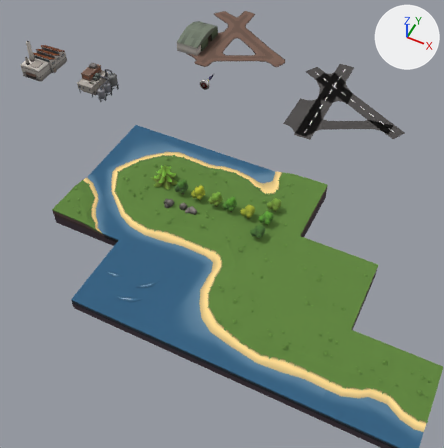
The Blender file quadset.blend: old version first, new version second.
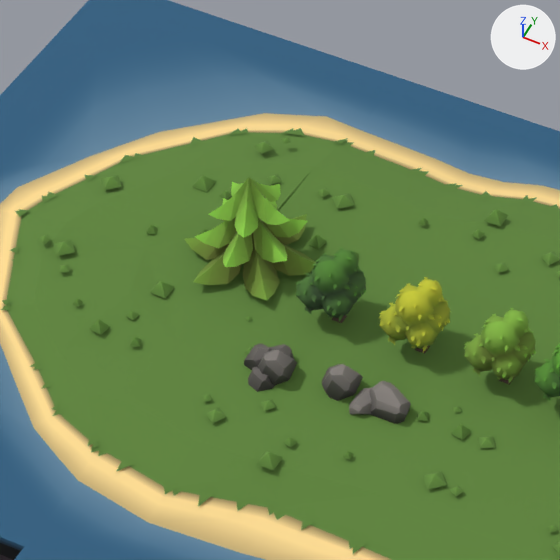
There are two pictures of each version: one from a 50 mm lens placed at (30.9, -46.9, 46.1), pointed at (11.4, -7.9, -2.6), one close up on the part from 26% to 51% of the width and 29% to 54% of the height. Every picture has the same lights, and +X, +Y and +Z are marked at upper right.

In view in the first close-up: 'firtree-1.001', 'leaftree-large-1.001', 'leaftree-large-1.002', 'leaftree-large-1.003', 'rock-1', 'rock-1.001', 'rock-1.002', 't-ggwg-1', 't-gwgw-1', 't-gwwg-1', 't-gwwg-1.001', 't-gwww-2'.
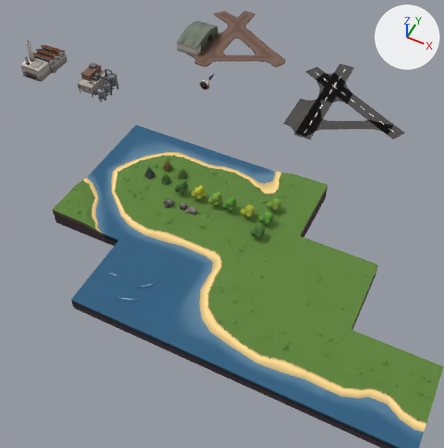
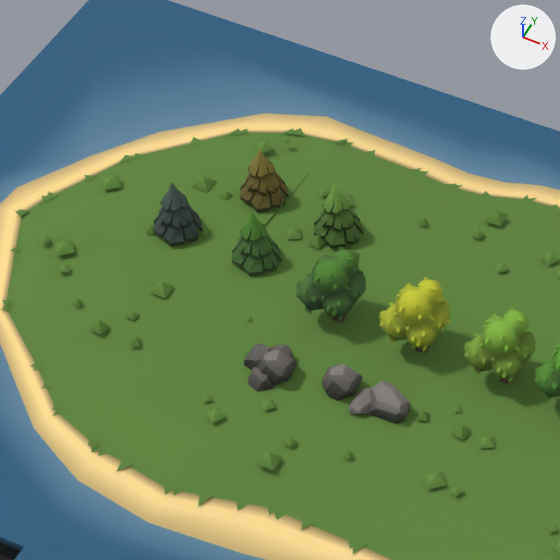
Commit message: better fir trees

Where the change shows, as pixel boxes (x1, y1, x2, y2) in the close-ups (560 x 560 px):
'firtree-1.001', reshaped (62% narrower, 48% shorter)
    before: (184, 177, 316, 300)
    after: (232, 212, 282, 276)
'firtree-1.002', added (black)
    after: (153, 183, 203, 246)
'firtree-1.004', added (green)
    after: (314, 184, 363, 248)
'firtree-1.003', added (brown)
    after: (240, 148, 289, 212)
part 1 of me_cylinder, deleted
    before: (231, 182, 244, 196)
part 2 of me_cylinder, deleted (green)
    before: (249, 178, 290, 225)
part 3 of me_cylinder, deleted (green)
    before: (208, 177, 249, 221)
part 4 of me_cylinder, deleted (green)
    before: (234, 178, 258, 238)
part 5 of me_cylinder, deleted
    before: (249, 177, 281, 202)
part 6 of me_cylinder, built on
    before: (184, 198, 316, 300)
    after: (232, 212, 282, 276)

Diff of the bpy script that builds the scene:
```diff
--- a/quadset.blend.py
+++ b/quadset.blend.py
@@ me_cylinder @@
 # used by ob_firtree_1_001; location = (4.33, -7.27, 0.0)
-me_cylinder.from_pydata(...)  # 204 vertices, 204 faces; spans x -1.53..1.56, y -1.43..1.5, z 0.14..2.43
+me_cylinder.from_pydata(...)  # 315 vertices, 245 faces; spans x -0.5..0.59, y -0.52..0.57, z 0.04..1.43
+# me_cylinder part 1: the loose piece of 12 vertices spanning x -0.73..0.05, y 0.0..0.56, z 1.48..2.43 is deleted
+# me_cylinder part 2: the loose piece of 12 vertices spanning x 0.05..0.99, y -0.26..0.24, z 1.48..2.43 is deleted
+# me_cylinder part 3: the loose piece of 12 vertices spanning x -0.67..0.05, y -0.59..0.02, z 1.48..2.43 is deleted
+# me_cylinder part 4: the loose piece of 12 vertices spanning x -0.1..0.43, y -0.88..0.0, z 1.48..2.43 is deleted
+# me_cylinder part 5: the loose piece of 12 vertices spanning x -0.09..0.42, y 0.0..0.93, z 1.48..2.43 is deleted
+# me_cylinder part 6: 144 vertices removed from x -1.53..1.56, y -1.43..1.5, z 0.14..1.75; 315 vertices added at x -0.5..0.59, y -0.52..0.57, z 0.04..1.43
 me_cylinder.materials.append(mat_material)
@@ me_cylinder_003 @@
+me_cylinder_003.from_pydata(...)  # 315 vertices, 245 faces; spans x -0.499..0.594, y -0.524..0.567, z 0.035..1.426
+me_cylinder_003.materials.append(mat_material)  # picture img_palette_png
@@ me_cylinder_002 @@
+me_cylinder_002.from_pydata(...)  # 315 vertices, 245 faces; spans x -0.499..0.594, y -0.524..0.567, z 0.035..1.426
+me_cylinder_002.materials.append(mat_material)  # picture img_palette_png
@@ me_cylinder_001 @@
+me_cylinder_001.from_pydata(...)  # 315 vertices, 245 faces; spans x -0.499..0.594, y -0.524..0.567, z 0.035..1.426
+me_cylinder_001.materials.append(mat_material)  # picture img_palette_png
@@ ob_firtree_1_004 @@
+ob_firtree_1_004 = bpy.data.objects.new('firtree-1.004', me_cylinder_003)
+ob_firtree_1_004.location = (5.5, -5.73, 0.0)
@@ ob_firtree_1_003 @@
+ob_firtree_1_003 = bpy.data.objects.new('firtree-1.003', me_cylinder_002)
+ob_firtree_1_003.location = (3.48, -5.46, 0.0)
@@ ob_firtree_1_002 @@
+ob_firtree_1_002 = bpy.data.objects.new('firtree-1.002', me_cylinder_001)
+ob_firtree_1_002.location = (2.33, -7.24, 0.0)
```
